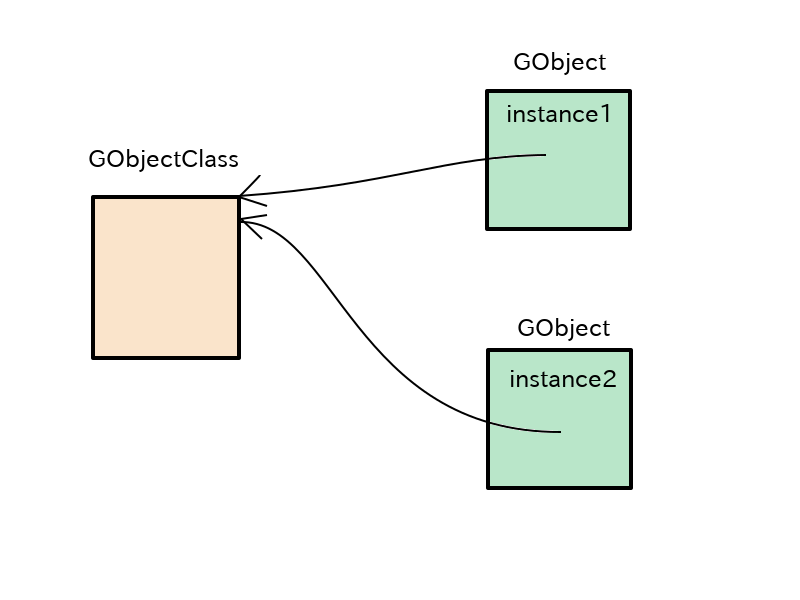
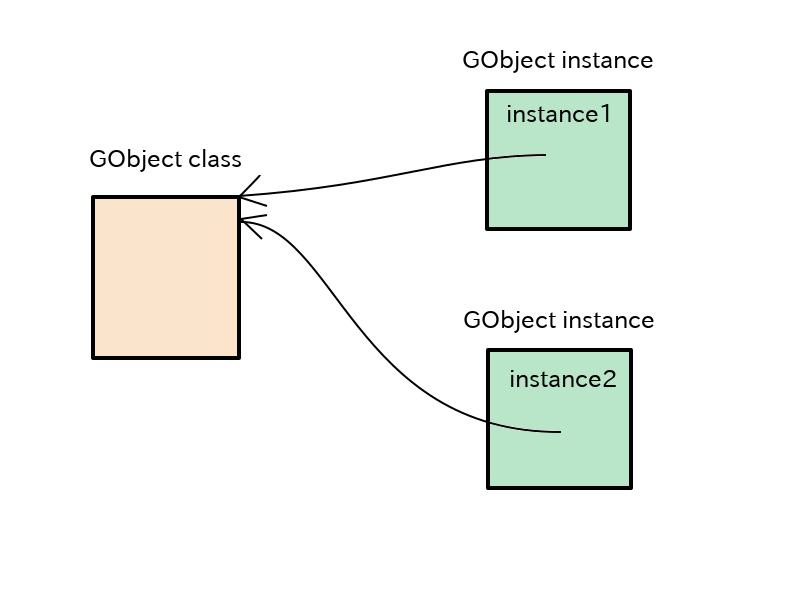
The second 800×600 image is a revision of the first. Changes to its layers:
renamed "GObject #1" to "GObject instance #1", painted on it over [464, 310, 654, 342]
renamed "GObject" to "GObject instance", painted on it over [463, 50, 653, 76]
renamed "GObjectClass" to "GObject class", painted on it over [89, 149, 241, 173]
